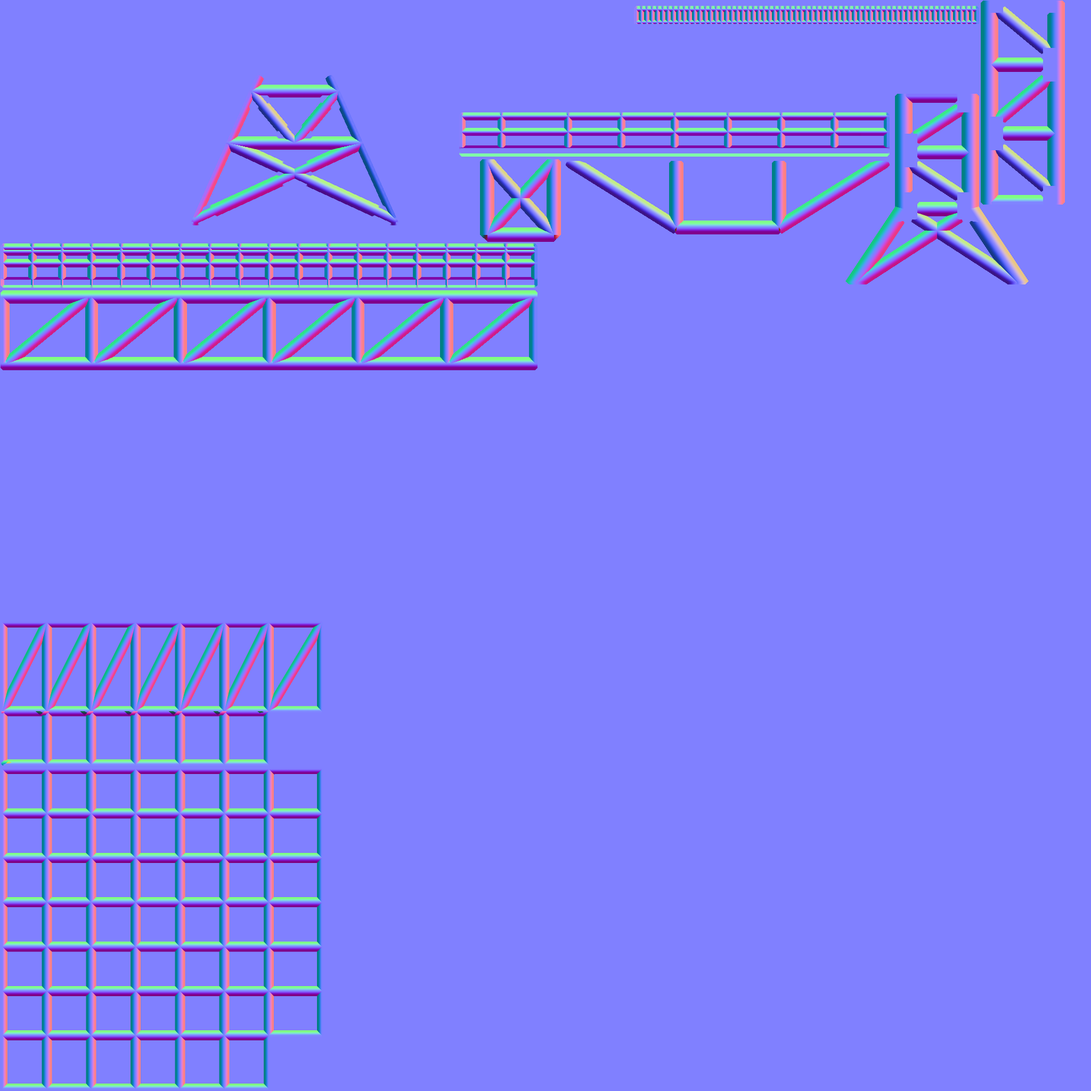
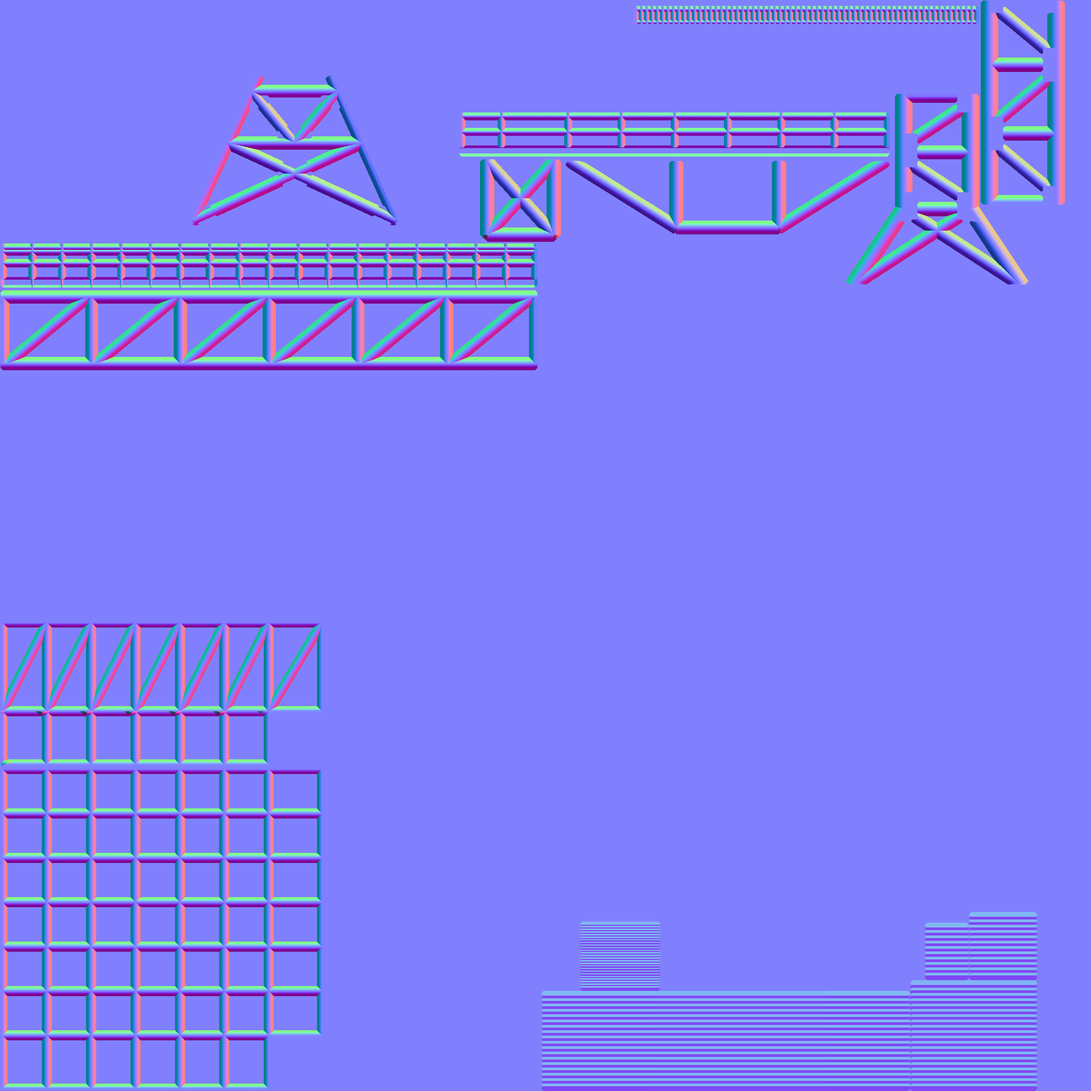
Before/after of a w=1091, h=1091 layered artwork. What changed in the layer stack:
added layer "baked" above "bake_4096.png" over left=541, top=912, right=1038, bottom=1091
